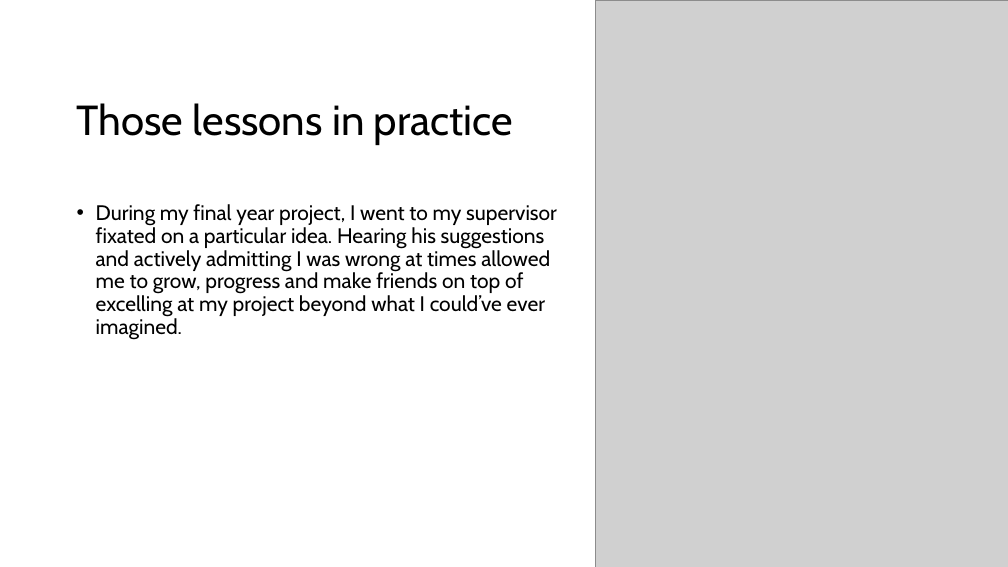
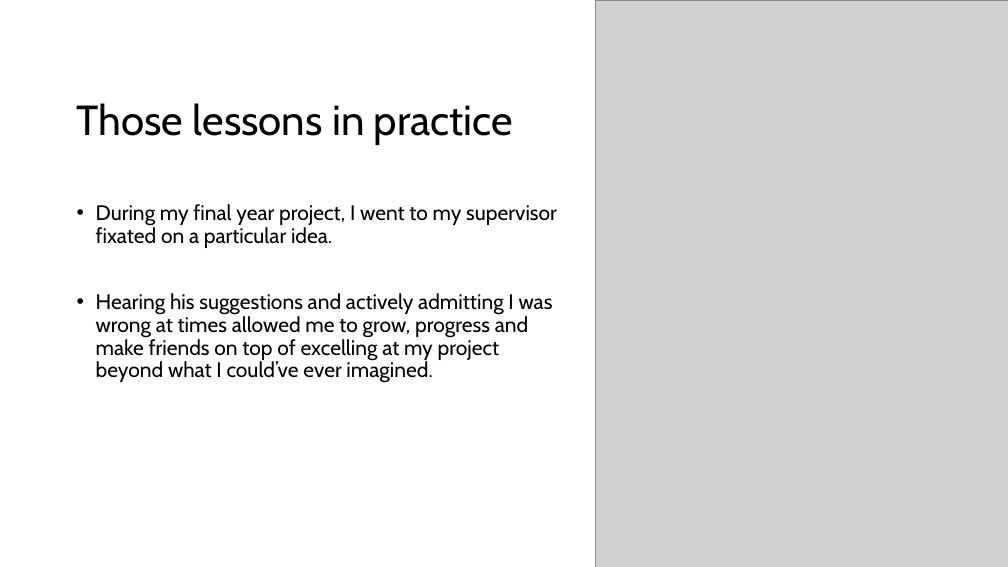
Before and after one commit to robodude0395/Sigma_Labs_Precourse, a slide deck: slide 7 of level_4/presentation.pptx. Drawn at 1008x567 pixels with LibreOffice and Linux fonts; fonts in the diff are those of the drawing; grey boxes stand for pictures. Boxes give left, top, right and bottom in pixels: in the first picture for what was removed or moved away, otherwise in the second. Text is boxed around its words. In the diff, an @@ line names an element or a change of style, - is before the commit and + after.

```diff
--- a/level_4/presentation.pptx
+++ b/level_4/presentation.pptx
@@ text at bbox=[96, 204, 557, 383]: text changed @@
-• During my final year project, I went to my supervisor fixated on a particular idea. Hearing his suggestions and actively admitting I was wrong at times allowed me to grow, progress and make friends on top of excelling at my project beyond what I could’ve ever imagined.
+• During my final year project, I went to my supervisor fixated on a particular idea.
+• Hearing his suggestions and actively admitting I was wrong at times allowed me to grow, progress and make friends on top of excelling at my project beyond what I could’ve ever imagined.
```
Also in this commit, not shown: 4 other slides changed.
